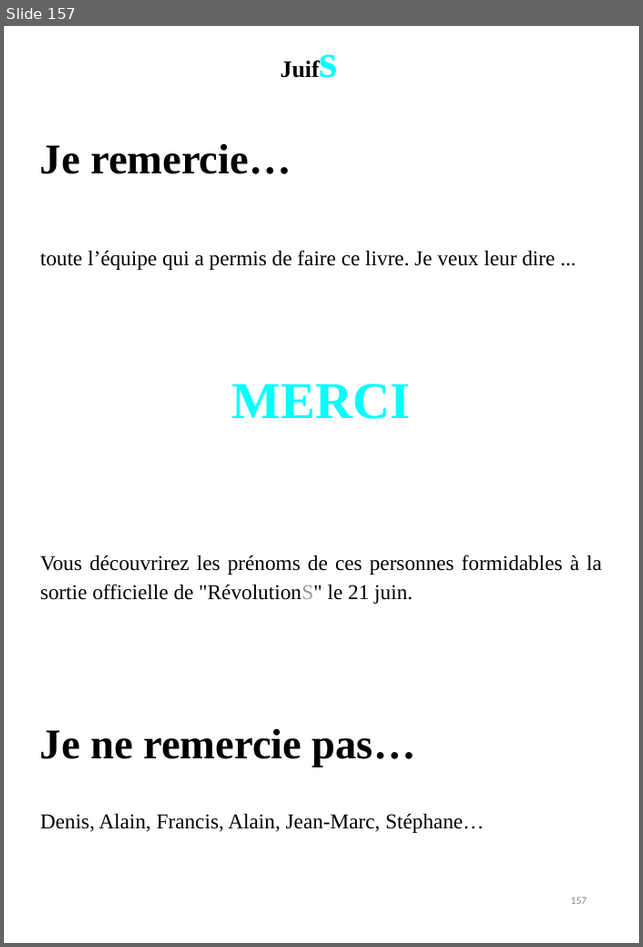
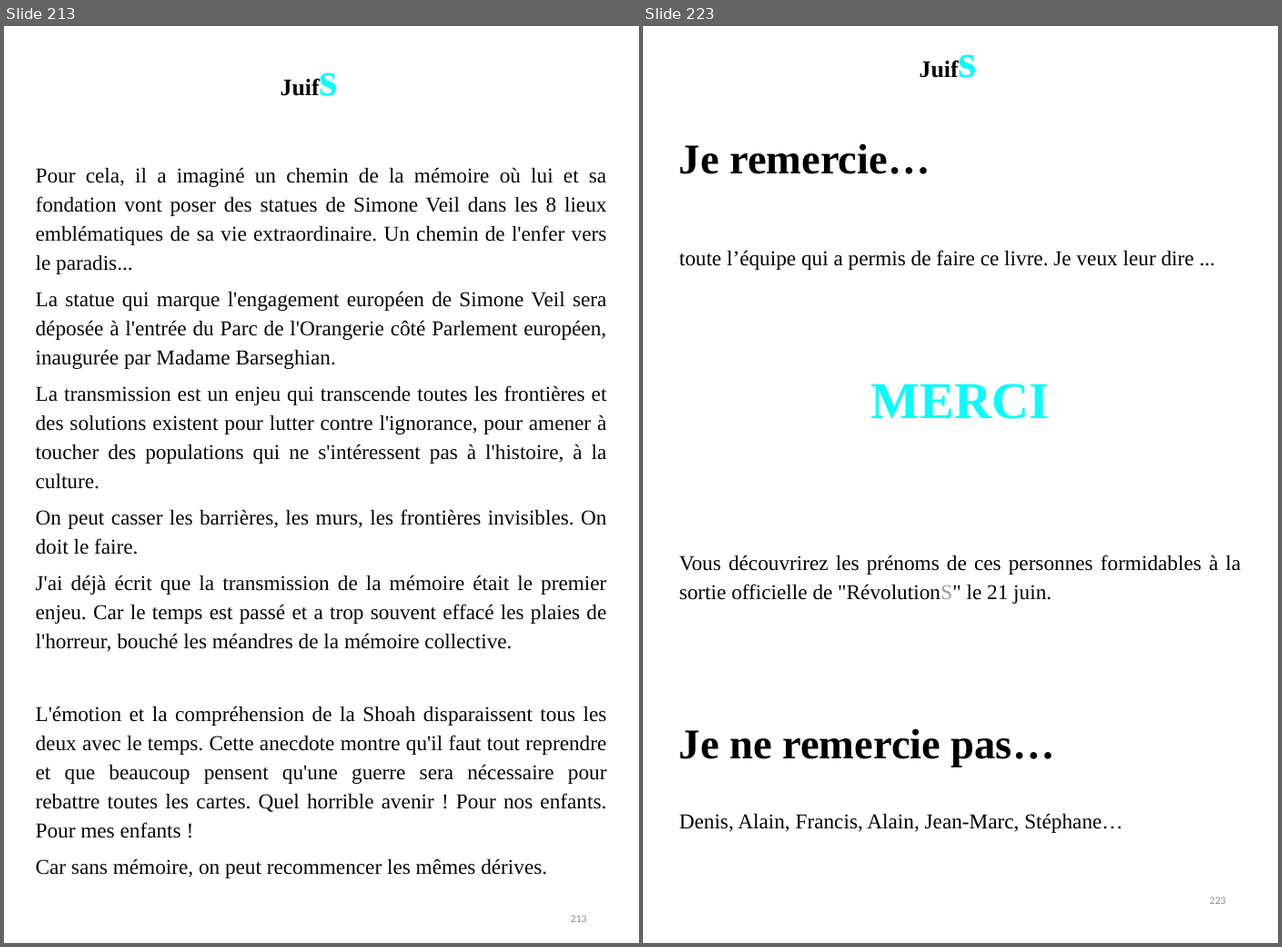
Before and after one commit to BenjaminLOUIS84/e_commerce, a slide deck: e_commerce/public/ppsx/tome2.ppsx. Shown side by side, each under a label of ours: slide 157 before the commit, slides 213 and 223 after it; the slides between them are not shown. The pictures are 643x947 and 1282x947 pixels, drawn with LibreOffice and Linux fonts; fonts in the diff are those of the drawing. Boxes give left, top, right and bottom in pixels: in the first picture for what was removed or moved away, otherwise in the second. Text is boxed around its words. In the diff, an @@ line names an element or a change of style, - is before the commit and + after.

```diff
--- a/e_commerce/public/ppsx/tome2.ppsx
+++ b/e_commerce/public/ppsx/tome2.ppsx
@@ slide 213 added at box(4, 26, 639, 943), background #FFFFFF @@
@@ text added at box(272, 44, 353, 136), 20.1 pt, text #000000, bold @@
+Juifs
@@ text added at box(36, 167, 607, 879), 18 pt, text #050505 @@
+Pour cela, il a imaginé un chemin de la mémoire où lui et sa fondation vont poser des statues de Simone Veil dans les 8 lieux emblématiques de sa vie extraordinaire. Un chemin de l'enfer vers le paradis...
+La statue qui marque l'engagement européen de Simone Veil sera déposée à l'entrée du Parc de l'Orangerie côté Parlement européen, inaugurée par Madame Barseghian.
+La transmission est un enjeu qui transcende toutes les frontières et des solutions existent pour lutter contre l'ignorance, pour amener à toucher des populations qui ne s'intéressent pas à l'histoire, à la culture.
+On peut casser les barrières, les murs, les frontières invisibles. On doit le faire.
+J'ai déjà écrit que la transmission de la mémoire était le premier enjeu. Car le temps est passé et a trop souvent effacé les plaies de l'horreur, bouché les méandres de la mémoire collective.
+L'émotion et la compréhension de la Shoah disparaissent tous les deux avec le temps. Cette anecdote montre qu'il faut tout reprendre et que beaucoup pensent qu'une guerre sera nécessaire pour rebattre toutes les cartes. Quel horrible avenir ! Pour nos enfants. Pour mes enfants !
+Car sans mémoire, on peut recommencer les mêmes dérives.
@@ page number added at box(571, 915, 587, 922), 9 pt, text #8C8C8C @@
+213
@@ what was slide 157 is now slide 223 @@
@@ page number at box(1210, 897, 1226, 904): text changed @@
-157
+223
```
Also in this commit, not shown: 7 slides changed, 65 other slides added.
